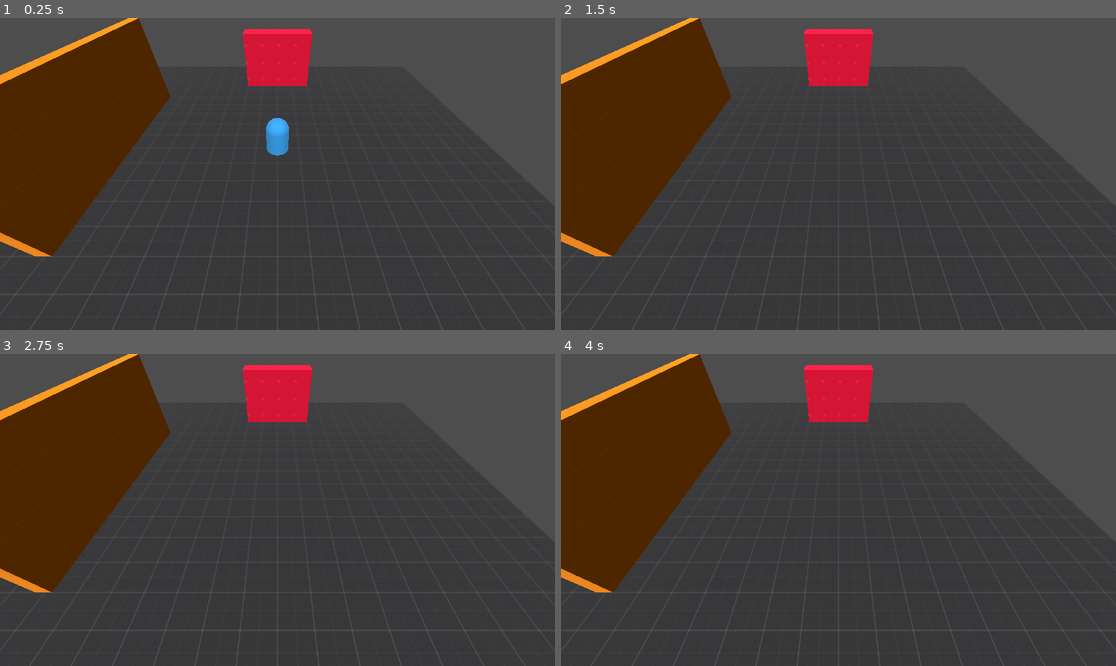
Above: before the commit, frames 1-4 (two rows, left to right).
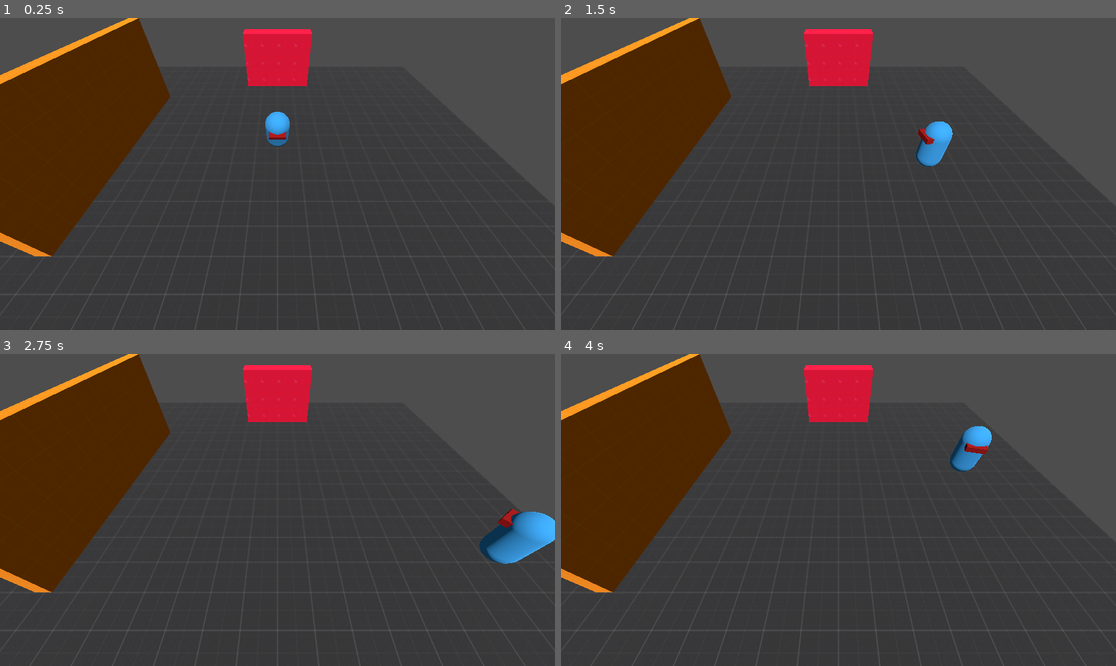
Above: after the commit, the same moments.

Repository: Niharkanta1/TDS-Demo
Game: Godot game, scene res://Test/game_test.tscn
Two runs of this game, one before a commit and one after it. Both use one fixed random seed, a clock stepped at 60 frames per second and the inputs below.
Inputs (mouse positions are in pixels of both pictures, inside the frame that each line leads up to):
- Up to frame 1 (0.25 s): no input
- Up to frame 2 (1.5 s): move the mouse to (960, 158) at 0.52 s; hold D (right) 0.53-1.28 s; tap Space (jump) at 0.77 s; move the mouse to (727, 189) at 1.27 s; hold S (down) from 1.28 s (still down)
- Up to frame 3 (2.75 s): tap Space (jump) at 1.52 s; move the mouse to (333, 441) at 2.02 s; release S (down) at 2.03 s; hold D (right) from 2.03 s (still down)
- Up to frame 4 (4 s): move the mouse to (810, 572) at 2.77 s; release D (right) at 2.78 s; hold W (up) 2.78-3.53 s; tap Space (jump) at 3.02, 3.77 s; move the mouse to (1005, 556) at 3.52 s; hold A (left) from 3.53 s (still down)

The runs differ from the first frame. In frame 1, 0.4% of the frame differs, in the area x 47-53%, y 30-45%; in frame 2, 0.7%; in frame 3, 1.6%, in the area x 86-100%, y 49-68%; in frame 4, 0.7%.

Commit message:
lerp look at

Diff:
--- a/Test/game_test.tscn
+++ b/Test/game_test.tscn
@@ -12,12 +12,18 @@
 [sub_resource type="PlaneMesh" id="PlaneMesh_gqgtj"]
 size = Vector2(20, 20)
 
+[sub_resource type="ConcavePolygonShape3D" id="ConcavePolygonShape3D_2jpcr"]
+data = PackedVector3Array(10, 0, 10, -10, 0, 10, 10, 0, -10, -10, 0, 10, -10, 0, -10, 10, 0, -10)
+
 [sub_resource type="StandardMaterial3D" id="StandardMaterial3D_j115c"]
 albedo_texture = ExtResource("2_e1edo")
 uv1_triplanar = true
 
 [sub_resource type="BoxMesh" id="BoxMesh_ncras"]
 size = Vector3(0.5, 4, 10)
+
+[sub_resource type="ConcavePolygonShape3D" id="ConcavePolygonShape3D_5n57j"]
+data = PackedVector3Array(-0.25, 2, 5, 0.25, 2, 5, -0.25, -2, 5, 0.25, 2, 5, 0.25, -2, 5, -0.25, -2, 5, 0.25, 2, -5, -0.25, 2, -5, 0.25, -2, -5, -0.25, 2, -5, -0.25, -2, -5, 0.25, -2, -5, 0.25, 2, 5, 0.25, 2, -5, 0.25, -2, 5, 0.25, 2, -5, 0.25, -2, -5, 0.25, -2, 5, -0.25, 2, -5, -0.25, 2, 5, -0.25, -2, -5, -0.25, 2, 5, -0.25, -2, 5, -0.25, -2, -5, 0.25, 2, 5, -0.25, 2, 5, 0.25, 2, -5, -0.25, 2, 5, -0.25, 2, -5, 0.25, 2, -5, -0.25, -2, 5, 0.25, -2, 5, -0.25, -2, -5, 0.25, -2, 5, 0.25, -2, -5, -0.25, -2, -5)
 
 [sub_resource type="StandardMaterial3D" id="StandardMaterial3D_v0k4o"]
 albedo_texture = ExtResource("2_48r3o")
@@ -26,23 +32,44 @@
 [sub_resource type="BoxMesh" id="BoxMesh_fwxbo"]
 size = Vector3(4, 3, 1)
 
+[sub_resource type="ConcavePolygonShape3D" id="ConcavePolygonShape3D_ep8iu"]
+data = PackedVector3Array(-2, 1.5, 0.5, 2, 1.5, 0.5, -2, -1.5, 0.5, 2, 1.5, 0.5, 2, -1.5, 0.5, -2, -1.5, 0.5, 2, 1.5, -0.5, -2, 1.5, -0.5, 2, -1.5, -0.5, -2, 1.5, -0.5, -2, -1.5, -0.5, 2, -1.5, -0.5, 2, 1.5, 0.5, 2, 1.5, -0.5, 2, -1.5, 0.5, 2, 1.5, -0.5, 2, -1.5, -0.5, 2, -1.5, 0.5, -2, 1.5, -0.5, -2, 1.5, 0.5, -2, -1.5, -0.5, -2, 1.5, 0.5, -2, -1.5, 0.5, -2, -1.5, -0.5, 2, 1.5, 0.5, -2, 1.5, 0.5, 2, 1.5, -0.5, -2, 1.5, 0.5, -2, 1.5, -0.5, 2, 1.5, -0.5, -2, -1.5, 0.5, 2, -1.5, 0.5, -2, -1.5, -0.5, 2, -1.5, 0.5, 2, -1.5, -0.5, -2, -1.5, -0.5)
+
 [sub_resource type="Environment" id="Environment_i35wk"]
 
 [node name="GameTest" type="Node3D"]
 
-[node name="MeshInstance3D" type="MeshInstance3D" parent="."]
+[node name="Floor" type="MeshInstance3D" parent="."]
 material_override = SubResource("StandardMaterial3D_ngce3")
 mesh = SubResource("PlaneMesh_gqgtj")
+
+[node name="StaticBody3D" type="StaticBody3D" parent="Floor"]
+collision_layer = 4
+
+[node name="CollisionShape3D" type="CollisionShape3D" parent="Floor/StaticBody3D"]
+shape = SubResource("ConcavePolygonShape3D_2jpcr")
 
 [node name="Wall" type="MeshInstance3D" parent="."]
 transform = Transform3D(1, 0, 0, 0, 1, 0, 0, 0, 1, -7.02023, 2, 0)
 material_override = SubResource("StandardMaterial3D_j115c")
 mesh = SubResource("BoxMesh_ncras")
 
+[node name="StaticBody3D" type="StaticBody3D" parent="Wall"]
+collision_layer = 4
+
+[node name="CollisionShape3D" type="CollisionShape3D" parent="Wall/StaticBody3D"]
+shape = SubResource("ConcavePolygonShape3D_5n57j")
+
 [node name="Box" type="MeshInstance3D" parent="."]
 transform = Transform3D(1, 0, 0, 0, 1, 0, 0, 0, 1, 0, 1.50012, -7.04279)
 material_override = SubResource("StandardMaterial3D_v0k4o")
 mesh = SubResource("BoxMesh_fwxbo")
+
+[node name="StaticBody3D" type="StaticBody3D" parent="Box"]
+collision_layer = 4
+
+[node name="CollisionShape3D" type="CollisionShape3D" parent="Box/StaticBody3D"]
+shape = SubResource("ConcavePolygonShape3D_ep8iu")
 
 [node name="Player" parent="." instance=ExtResource("4_ajamo")]
 collision_mask = 5
--- a/Test/player.gd
+++ b/Test/player.gd
@@ -1,5 +1,4 @@
-extends CharacterBody3D
-
+class_name Player extends CharacterBody3D
 
 const SPEED = 5.0
 const JUMP_VELOCITY = 5
@@ -12,6 +11,8 @@
 
 var ray_origin := Vector3.ZERO
 var ray_target := Vector3.ZERO
+
+var look_at_direction := Vector3.ZERO
 
 func _physics_process(delta: float) -> void:
 	# Add the gravity.
@@ -46,5 +47,7 @@
 	var intersection : Dictionary = space_state.intersect_ray(query)
 	if not intersection.is_empty():
 		var pos = intersection.get("position")
-		var look_pos = Vector3(pos.x, body.position.y, pos.z)
-		body.look_at(look_pos, Vector3.UP)
+		var look_pos: Vector3 = Vector3(pos.x, body.position.y, pos.z)
+		var lerp_dir = lerp(look_at_direction, look_pos, 0.05)
+		body.look_at(lerp_dir, Vector3.UP)
+		look_at_direction = lerp_dir
--- a/project.godot
+++ b/project.godot
@@ -42,8 +42,3 @@
 "events": [Object(InputEventKey,"resource_local_to_scene":false,"resource_name":"","device":-1,"window_id":0,"alt_pressed":false,"shift_pressed":false,"ctrl_pressed":false,"meta_pressed":false,"pressed":false,"keycode":0,"physical_keycode":32,"key_label":0,"unicode":32,"echo":false,"script":null)
 ]
 }
-sprint={
-"deadzone": 0.5,
-"events": [Object(InputEventKey,"resource_local_to_scene":false,"resource_name":"","device":-1,"window_id":0,"alt_pressed":false,"shift_pressed":false,"ctrl_pressed":false,"meta_pressed":false,"pressed":false,"keycode":0,"physical_keycode":4194325,"key_label":0,"unicode":0,"echo":false,"script":null)
-]
-}
Not shown: 1 places in Test/game_test.tscn that only renumber resources
